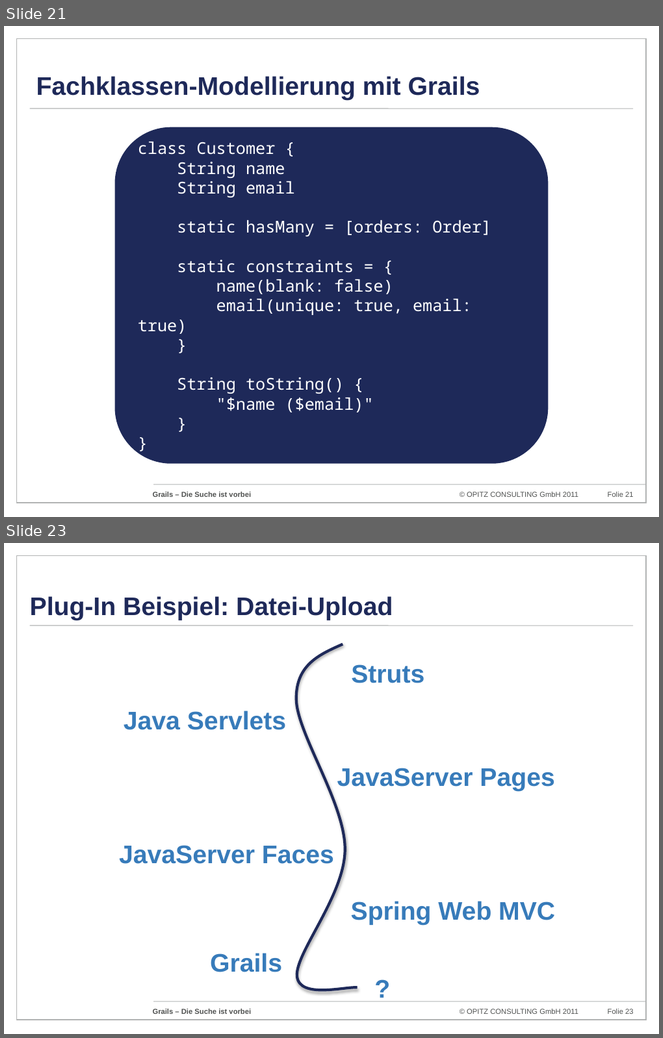
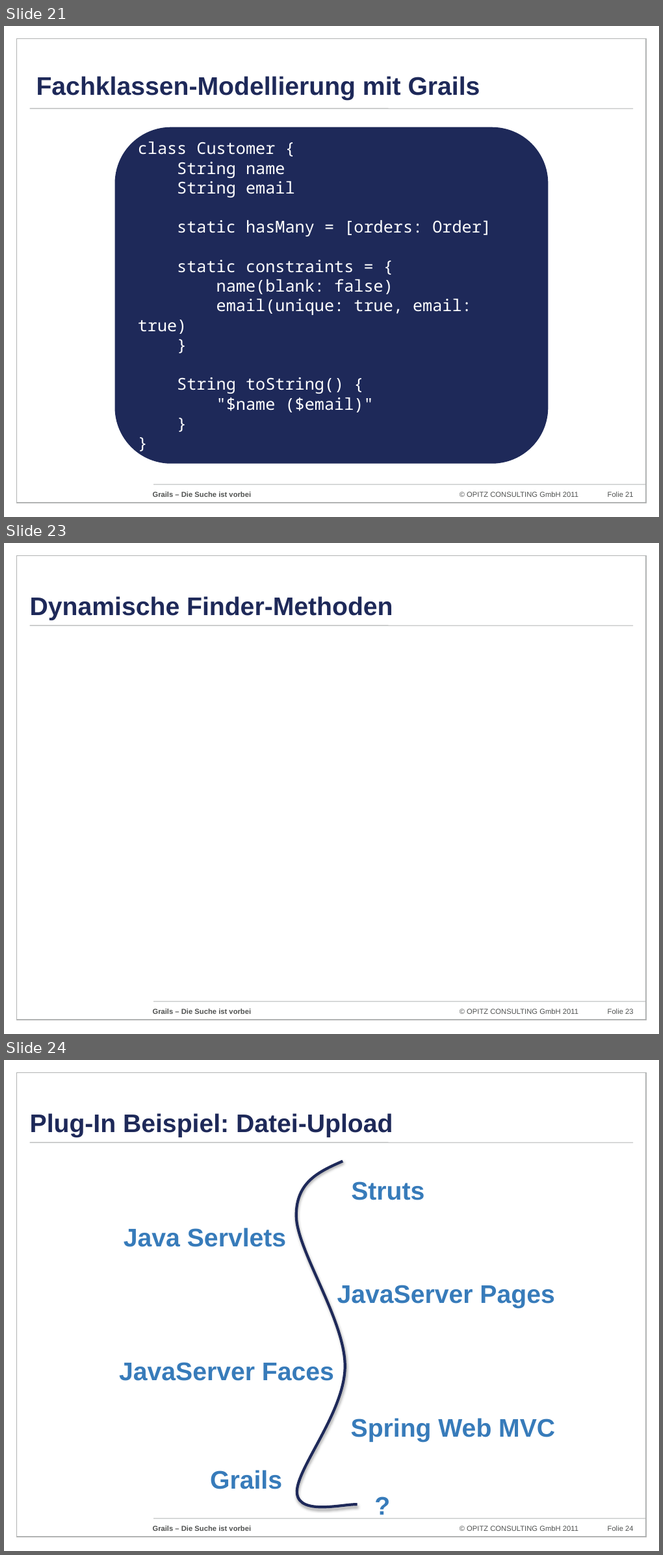
Before and after one commit to codescape/presentations, a slide deck: grails-die-suche-ist-vorbei/grails-doagkonferenz-2011.pptx. Shown one above the other, each under a label of ours: slides 21 and 23 before the commit, slides 21, 23 and 24 after it; the slides between them are not shown. The pictures are 663x1038 and 663x1555 pixels, drawn with LibreOffice and Linux fonts; fonts in the diff are those of the drawing; background and template pictures are left out. Boxes give left, top, right and bottom in pixels: in the first picture for what was removed or moved away, otherwise in the second. Text is boxed around its words. In the diff, an @@ line names an element or a change of style, - is before the commit and + after.

```diff
--- a/grails-die-suche-ist-vorbei/grails-doagkonferenz-2011.pptx
+++ b/grails-die-suche-ist-vorbei/grails-doagkonferenz-2011.pptx
@@ slide 23 added at bbox=[4, 543, 659, 1034], background #FFFFFF; not listed: 6 template elements that a slide beside it also shows @@
@@ title added at bbox=[30, 596, 393, 620], 28 pt, text #1E2959, bold @@
+Dynamische Finder-Methoden
@@ what was slide 23 is now slide 24 @@
@@ page number at bbox=[608, 1526, 633, 1531]: text changed @@
-Folie 23
+Folie 24
```
Also in this commit, not shown: 7 slides changed.
